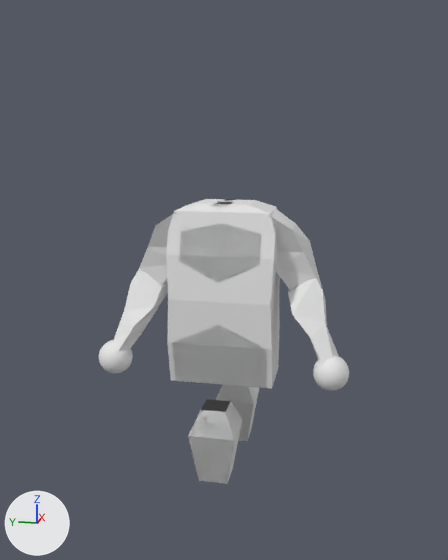
An edit to the Blender file LowPolyCharacter.blend, drawn before and after from the same camera.
Before and after are seen from a 50 mm lens placed at (-2.209, -0.437, 1.449), pointed at (0.045, 0.014, 0.885). Arrows for +X, +Y and +Z are at lower left; the lights stay in place.

The first picture shows 'Arm', 'Torso'.
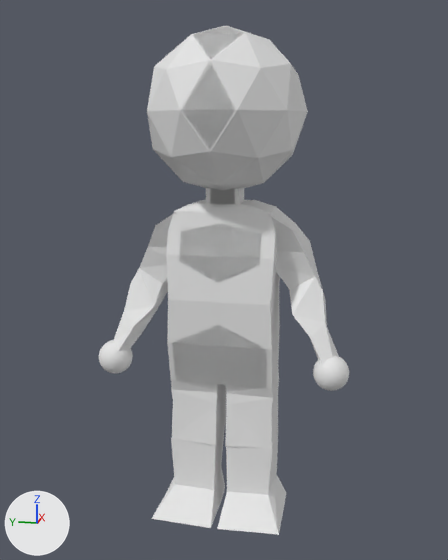
Scene script edits in JSON lines:
```json
{"block": "me_cube_001", "where": "# used by ob_arm; location = (-0.879, 0.0, 0.865); scale = (0.387, 0.387, 0.387)"}
{"block": "me_cube_001", "where": "# verts and faces of me_cube_001; kept vertices keep their numbers, new ones are numbered from 538"}
{"op": "remove", "block": "me_cube_001", "code": "me_cube_001.from_pydata(...)  # 538 vertices, 560 faces; spans x 1.6..3.21, y -0.22..1.21, z -1.92..0.77"}
{"op": "add", "block": "me_cube_001", "code": "me_cube_001.from_pydata(...)  # 613 vertices, 670 faces; spans x -0.69..0.69, y -0.72..1.21, z -0.05..4.61"}
{"block": "me_cube_001", "change": "me_cube_001 part 1: a new loose piece, an icosphere of 80 faces spanning x -0.69..0.69, y -0.72..0.74, z 3.15..4.61"}
{"block": "me_cube_001", "change": "me_cube_001 part 2: a new loose piece of 33 vertices spanning x -0.57..0.25, y 0.03..0.63, z -0.05..0.71"}
{"block": "me_cube_001", "change": "me_cube_001 part 3: a new loose piece of 16 vertices spanning x -0.2..0.35, y 0.24..0.86, z 2.2..3.0"}
{"block": "me_cube_001", "change": "me_cube_001 part 4: a new loose piece of 16 vertices spanning x -0.24..0.29, y 0.03..0.52, z 0.69..1.35"}
{"block": "me_cube_001", "change": "me_cube_001 part 5: the loose piece of 12 vertices spanning x 2.78..3.21, y -0.22..0.22, z -1.92..-1.2 is deleted"}
{"block": "me_cube_001", "change": "me_cube_001 part 6: the loose piece of 12 vertices spanning x 1.6..2.04, y -0.22..0.22, z -1.74..-1.02 is deleted"}
{"block": "me_cube_001", "change": "me_cube_001 part 7"}
{"op": "add", "block": "me_cube_001", "code": "verts[538] = (-0.14, -0.12, 3.01)"}
{"op": "add", "block": "me_cube_001", "code": "verts[539] = (-0.14, -0.11, 3.21)  # pixel (234, 187)"}
{"op": "add", "block": "me_cube_001", "code": "verts[540] = (-0.14, 0.16, 3.01)"}
{"op": "add", "block": "me_cube_001", "code": "verts[541] = (-0.14, 0.16, 3.21)  # pixel (205, 187)"}
{"op": "add", "block": "me_cube_001", "code": "verts[542] = (0.25, -0.12, 3.01)"}
{"op": "add", "block": "me_cube_001", "code": "verts[543] = (0.14, -0.11, 3.25)"}
{"op": "add", "block": "me_cube_001", "code": "verts[544] = (0.14, 0.16, 3.01)"}
{"op": "add", "block": "me_cube_001", "code": "verts[545] = (0.14, 0.16, 3.18)"}
{"op": "add", "block": "me_cube_001", "code": "faces += [(538, 539, 541, 540), (540, 541, 545, 544), (542, 544, 545, 543), (538, 542, 543, 539), (538, 540, 544, 542), (539, 543, 545, 541)]"}
{"op": "set", "path": "ob_arm.location", "old": "(-0.879, 0.0, 0.865)", "new": "(0.0, 0.0, 0.0)"}
```

What differs and where, as boxes [x1, y1, x2, y2] in the pictures (448 x 560 px):
```json
{"object": "Arm", "change": "reshaped, moved", "before": [99, 205, 349, 484], "after": [99, 26, 349, 535], "on screen": "82% taller"}
{"part": 1, "of": "me_cube_001", "change": "added", "after": [147, 26, 308, 190]}
{"part": 2, "of": "me_cube_001", "change": "added", "after": [152, 425, 286, 535]}
{"part": 3, "of": "me_cube_001", "change": "added", "after": [139, 204, 317, 290]}
{"part": 4, "of": "me_cube_001", "change": "added", "after": [171, 369, 279, 448]}
{"part": 5, "of": "me_cube_001", "change": "deleted", "before": [216, 385, 259, 441]}
{"part": 6, "of": "me_cube_001", "change": "deleted", "before": [188, 399, 242, 484]}
{"part": 7, "of": "me_cube_001", "change": "added", "after": [206, 188, 244, 205]}
```
